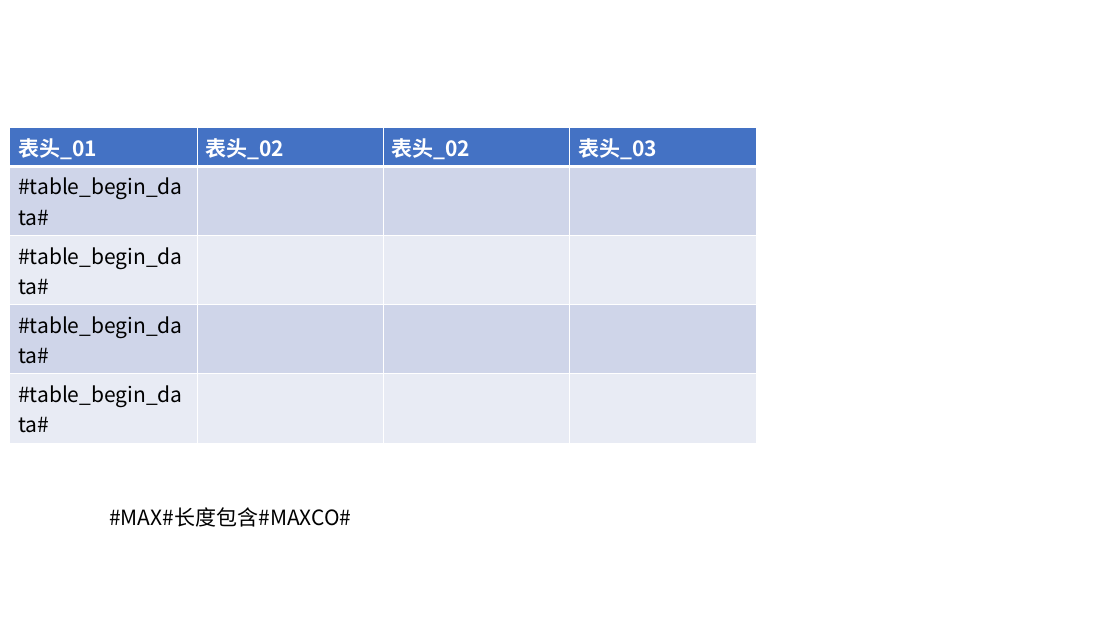
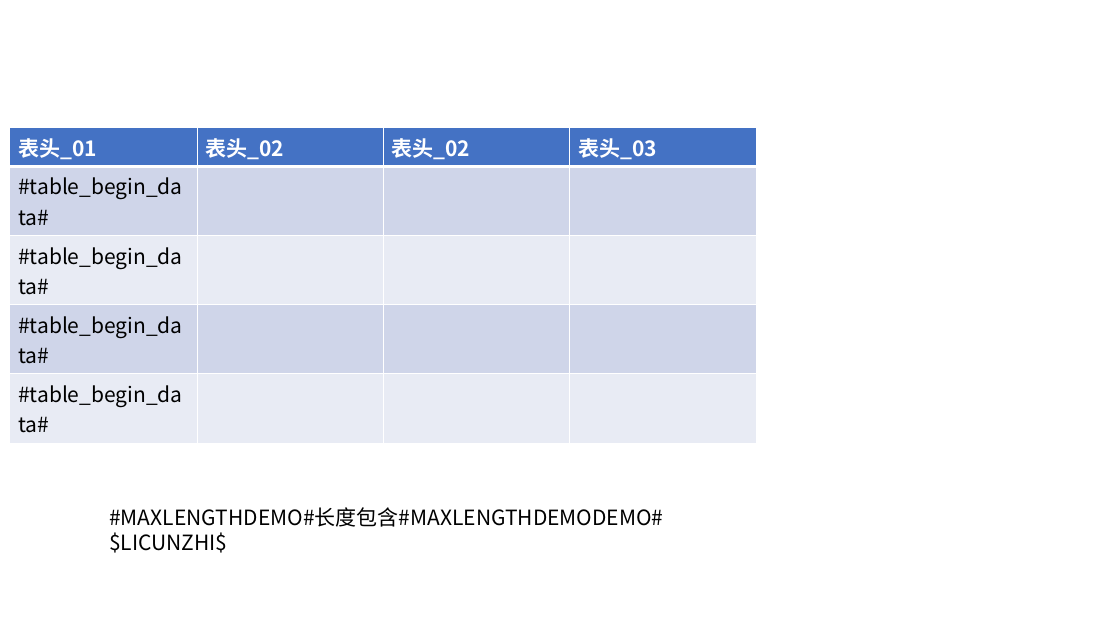
Before and after one commit to licunzhi/spring_demo_ppt, a slide deck: slide 4 of src/main/resources/pptModel/template.pptx. Drawn at 1120x630 pixels with LibreOffice and Linux fonts; fonts in the diff are those of the drawing. Boxes give left, top, right and bottom in pixels: in the first picture for what was removed or moved away, otherwise in the second. Text is boxed around its words. In the diff, an @@ line names an element or a change of style, - is before the commit and + after.

```diff
--- a/src/main/resources/pptModel/template.pptx
+++ b/src/main/resources/pptModel/template.pptx
@@ text at [109,507,663,553]: text changed @@
-#MAX#长度包含#MAXCO#
+#MAXLENGTHDEMO#长度包含#MAXLENGTHDEMODEMO# $LICUNZHI$
```
Also in this commit, not shown: 2 other files.
